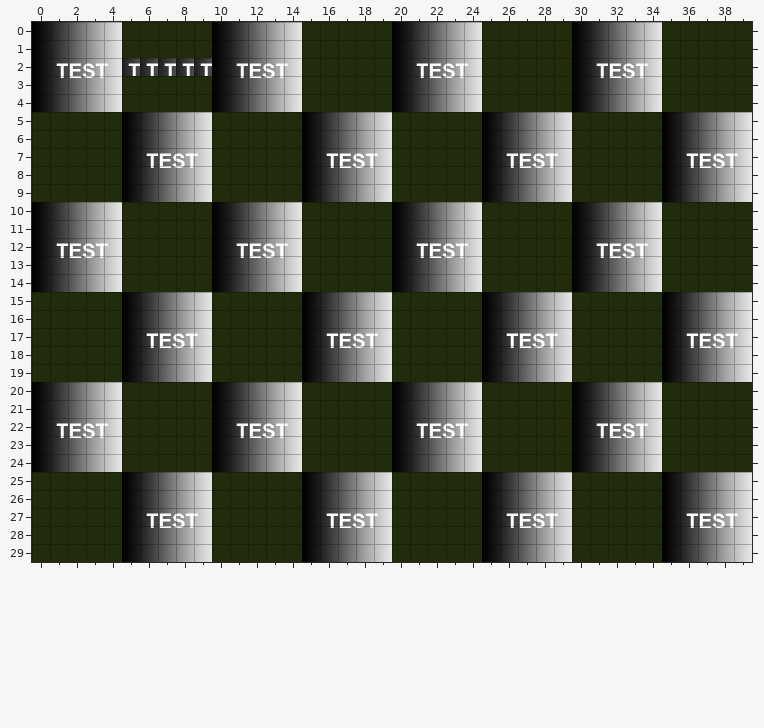
An edit to a level. Tiled map (JSON), sdk/maps/map02.json. This is how it looked before the edit.
Cells are 32x32 px. Shown: x 0..39, y 0..29.
And afterwards:
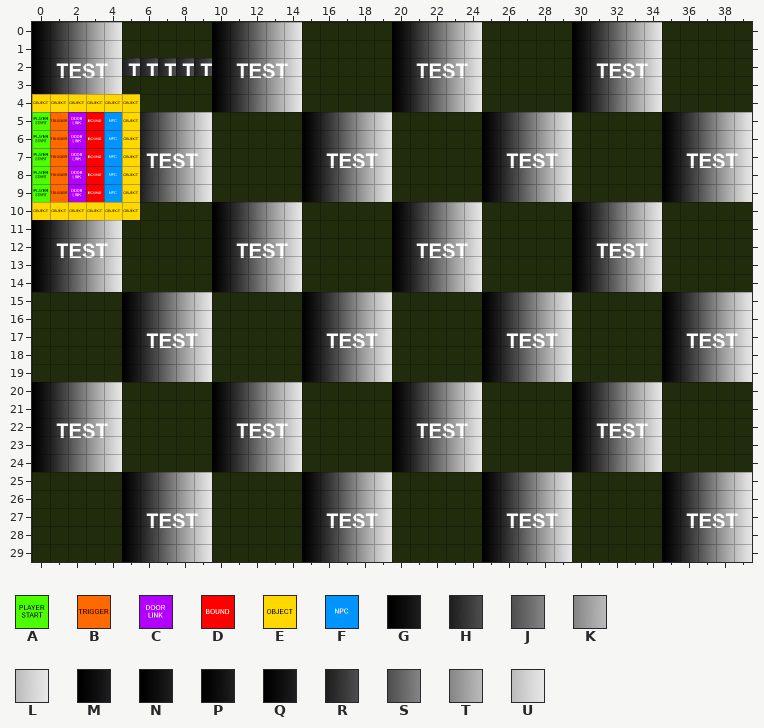
Key: from "Test": A 0, B 1, C 2, D 3, E 4, F 5; from "TestTiles": G 0, H 1, J 2, K 3, L 4, M 5, N 10, P 15, Q 20, R 21, S 22, T 23, U 24.
_ is an empty cell, . an unchanged one.
What changed:
--- layer "Tile Layer 1"
@@ x 0..5 @@
- 4 QRSTU_
- 5 _____G
- 6 _____M
- 7 _____N
- 8 _____P
- 9 _____Q
-10 GHJKL_
+ 4 EEEEEE
+ 5 ABCDFE
+ 6 ABCDFE
+ 7 ABCDFE
+ 8 ABCDFE
+ 9 ABCDFE
+10 EEEEEE
